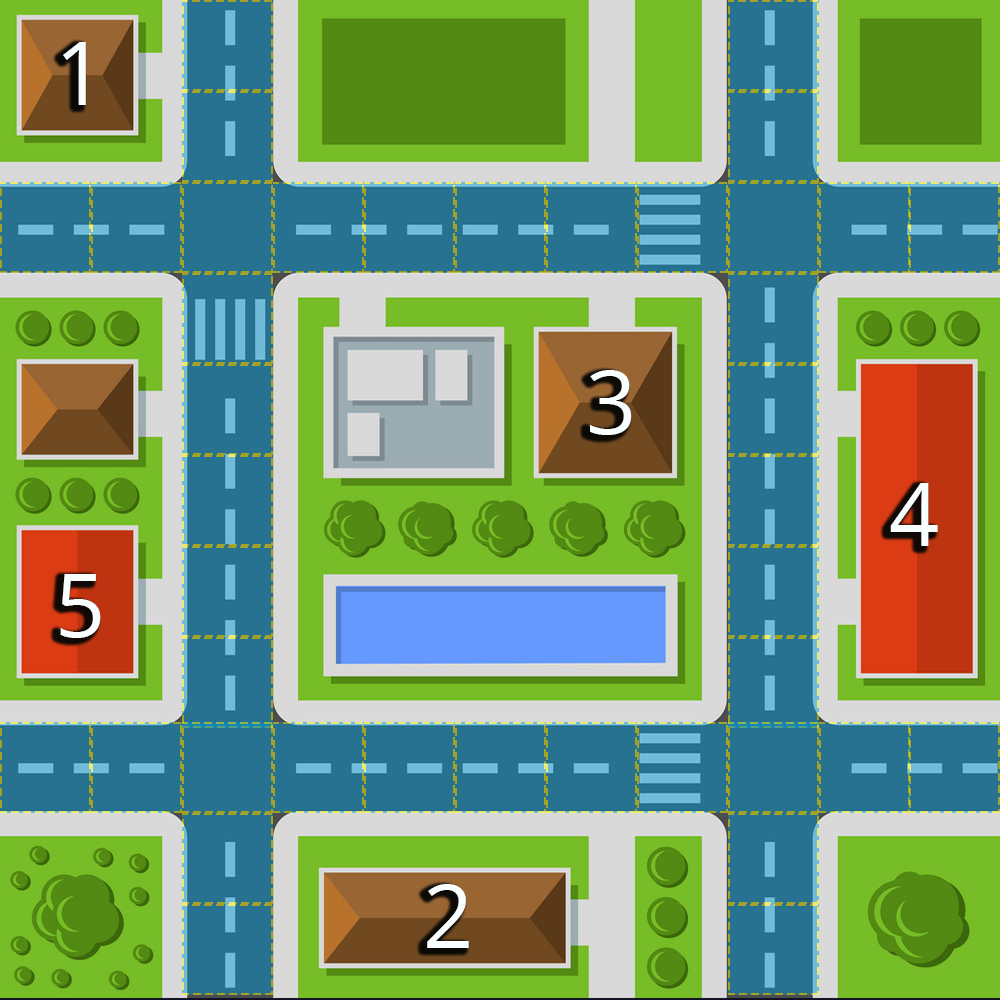
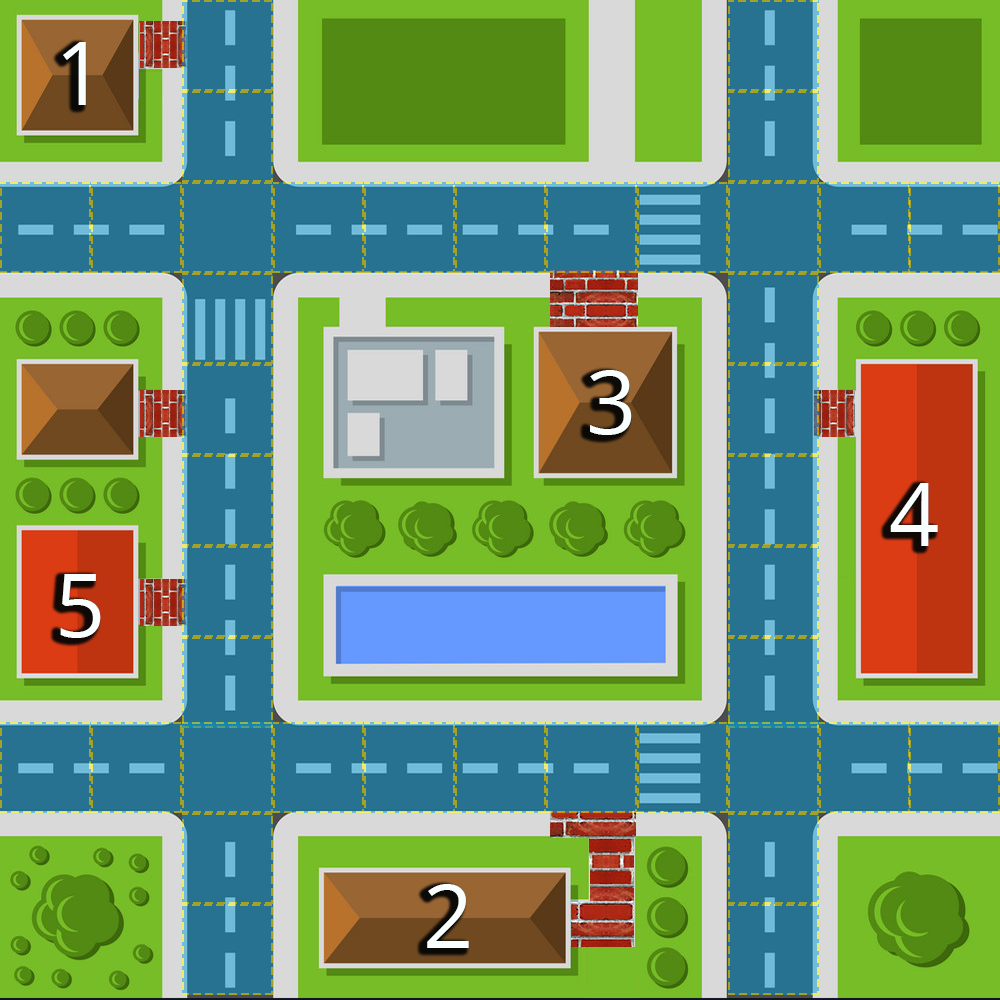
Layered file, before and after one edit (1000px x 1000px). Changes by layer:
added layer "piso3" above "piso" over [550, 270, 638, 327]
added layer "piso" above "piso1" over [140, 390, 241, 437]
added layer "piso1" above "Camada 1" over [140, 21, 241, 68]
added layer "Camada 1" above "Camada 2" over [139, 21, 164, 71]
added layer "Camada 2" above "Camada 3" over [139, 70, 857, 631]
added layer "Camada 3" above "Camada 5" over [837, 577, 857, 621]
added layer "Camada 5" above "piso5" over [550, 295, 591, 327]
added layer "piso5" above "piso4" over [140, 579, 241, 626]
added layer "piso4" above "piso2" over [814, 390, 909, 437]
added layer "piso2" above "Camada 14" over [550, 811, 703, 947]
added layer "Camada 14" above "Camada 13" over [584, 983, 620, 998]
added layer "Camada 13" above "Camada 12" over [602, 983, 638, 998]
added layer "Camada 12" above "Camada 11" over [602, 977, 638, 992]
added layer "Camada 11" above "Camada 10" over [609, 962, 645, 977]
added layer "Camada 10" above "Camada 9" over [606, 947, 639, 962]
added layer "Camada 9" above "Camada 8" over [588, 980, 624, 995]
added layer "Camada 8" above "Camada 7" over [588, 947, 624, 962]
added layer "Camada 7" above "Camada 6" over [588, 954, 624, 969]
added layer "Camada 6" above "Plano de Fundo copiar" over [588, 969, 624, 984]
